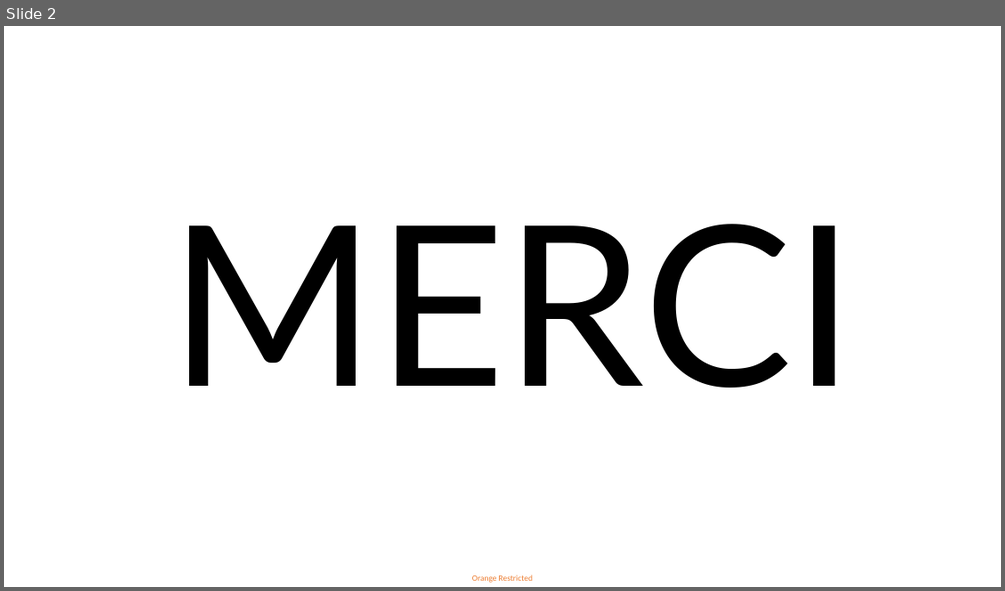
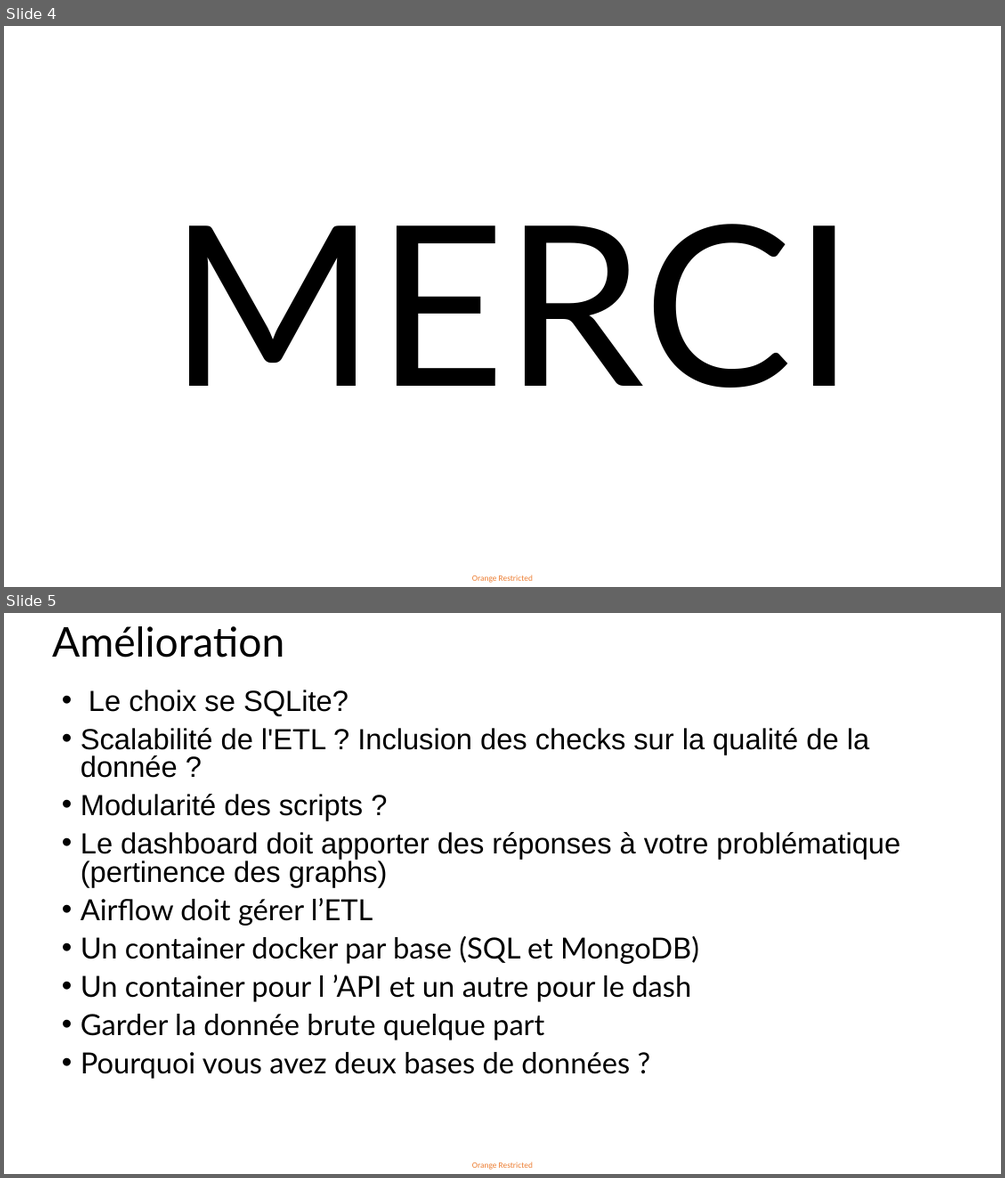
Before and after one commit to lemetice/de_satisfaction_client, a slide deck: report/Présentation_DE_SC.pptx. Shown one above the other, each under a label of ours: slide 2 before the commit, slides 4 and 5 after it. The pictures are 1005x591 and 1005x1178 pixels, drawn with LibreOffice and Linux fonts; fonts in the diff are those of the drawing. Boxes give left, top, right and bottom in pixels: in the first picture for what was removed or moved away, otherwise in the second. Text is boxed around its words. In the diff, an @@ line names an element or a change of style, - is before the commit and + after.

Commit message:
Finaliser Viz, created table for API and docker compose

```diff
--- a/report/Présentation_DE_SC.pptx
+++ b/report/Présentation_DE_SC.pptx
@@ slide 5 added at <box>4,613,1001,1174</box>, background #FFFFFF; not listed: 1 template element that a slide beside it also shows @@
@@ title added at <box>52,626,284,657</box>, 39.6 pt, text #000000 @@
+Amélioration
@@ text added at <box>81,690,900,1078</box>, 28 pt, text #000000 @@
+• Le choix se SQLite?
+• Scalabilité de l'ETL ? Inclusion des checks sur la qualité de la donnée ?
+• Modularité des scripts ?
+• Le dashboard doit apporter des réponses à votre problématique (pertinence des graphs)
+• Airflow doit gérer l’ETL
+• Un container docker par base (SQL et MongoDB)
+• Un container pour l ’API et un autre pour le dash
+• Garder la donnée brute quelque part
+• Pourquoi vous avez deux bases de données ?
@@ what was slide 2 is now slide 4 @@
```
Also in this commit, not shown: 1 slide changed, 2 other slides added, 5 other files.
